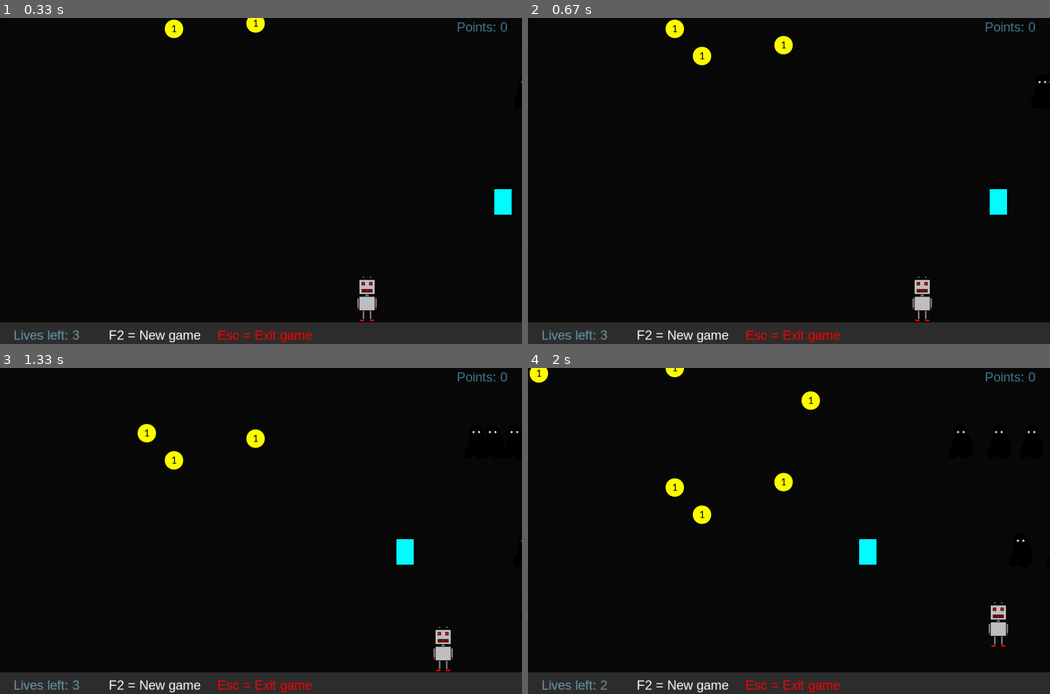
Above: before the commit, frames 1-4 (two rows, left to right).
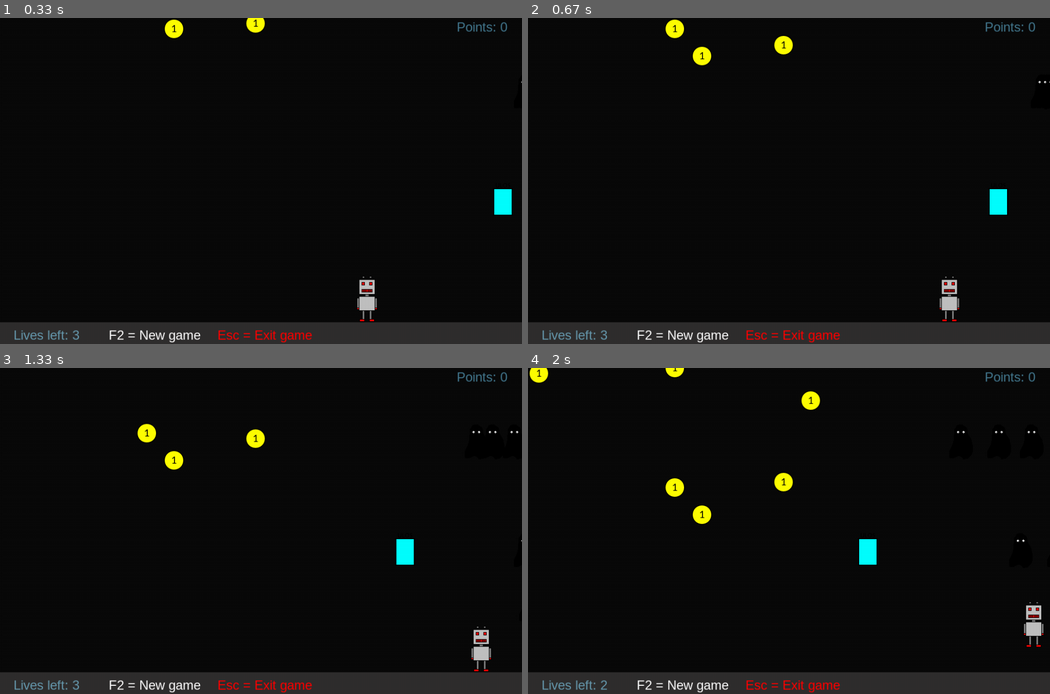
Above: after the commit, the same moments.

Repository: Induaditya3/pygame
Game: pygame game, started from project/src/main.py
Same seed, same stepped clock (60 frames per second), same inputs: the game is played once before the commit and once after it.
Inputs:
- Up to frame 1 (0.33 s): no input
- Up to frame 2 (0.67 s): hold Space from 0.33 s (still down); hold Right from 0.33 s (still down)
- Up to frame 3 (1.33 s): release Space at 0.8 s; release Right at 0.8 s; hold Right 0.83-1.3 s
- Up to frame 4 (2 s): hold Up 1.33-1.63 s; hold Right from 1.67 s (still down)

Frame 1 is identical in both runs. In frame 2, 0.6% of the frame differs, in the area x 73-83%, y 79-94%; in frame 3, 0.6%; in frame 4, 0.6%, in the area x 88-99%, y 71-86%.

Commit message:
feat: add space key functionality to boost robot speed

Diff:
--- a/project/src/main.py
+++ b/project/src/main.py
@@ -46,12 +46,13 @@
         pygame.display.set_caption("Teleporter")
         self.clock = pygame.time.Clock()
 
-        self.left_pressed, self.right_pressed, self.up_pressed, self.down_pressed = (
-            False,
-            False,
-            False,
-            False,
-        )
+        (
+            self.left_pressed,
+            self.right_pressed,
+            self.up_pressed,
+            self.down_pressed,
+            self.pressed_space,
+        ) = (False, False, False, False, False)
         self.new_game()
         self.main_loop()
 
@@ -142,7 +143,7 @@
 
     def move_robot(self):
         # amount by which to increment robot's position
-        step = 5
+        step = 10 if self.pressed_space else 5
         # update robot coordinates based on key press and self.fall
         # left movement
         if (
@@ -174,7 +175,10 @@
         monsters_coord = self.monsters_left if self.fall else self.monsters_right
         for coord in monsters_coord:
             if self.overlaps(
-                self.images["robot"], robot_coord, self.images["monster"], (coord[1], coord[2])
+                self.images["robot"],
+                robot_coord,
+                self.images["monster"],
+                (coord[1], coord[2]),
             ):
                 self.lives -= 1
                 if self.lives < 0:
@@ -194,7 +198,10 @@
         coins_coord = self.coins_fall if self.fall else self.coins_rise
         for coord in coins_coord:
             if self.overlaps(
-                self.images["robot"], robot_coord, self.images["coin"], (coord[1], coord[2])
+                self.images["robot"],
+                robot_coord,
+                self.images["coin"],
+                (coord[1], coord[2]),
             ):
                 self.points += 1
                 # remove collected coin and spawn new one
@@ -283,7 +290,7 @@
                     self.new_monster_left()
                     if x + self.images["monster"].get_width() < 0
                     else (speed, x - speed, y)
-                    for  speed, x, y in self.monsters_left
+                    for speed, x, y in self.monsters_left
                 ]
                 self.door_left_x, self.door_left_y = (
                     (self.door_left_x - self.speed - 5, self.door_left_y)
@@ -295,7 +302,7 @@
                     self.new_coin_rise()
                     if y + self.images["coin"].get_height() < 0
                     else (speed, x, y - speed - 2)
-                    for  speed, x, y in self.coins_rise
+                    for speed, x, y in self.coins_rise
                 ]
                 self.monsters_right = [
                     self.new_monster_right()
@@ -327,6 +334,9 @@
                     self.up_pressed = True
                 if event.key == pygame.K_DOWN:
                     self.down_pressed = True
+                # space key when kept pressed boosts the speed of the robot
+                if event.key == pygame.K_SPACE:
+                    self.pressed_space = True
                 if event.key == pygame.K_F2:
                     self.new_game()
                 if event.key == pygame.K_ESCAPE:
@@ -340,6 +350,8 @@
                     self.up_pressed = False
                 if event.key == pygame.K_DOWN:
                     self.down_pressed = False
+                if event.key == pygame.K_SPACE:
+                    self.pressed_space = False
             if event.type == pygame.QUIT:
                 exit()
 
